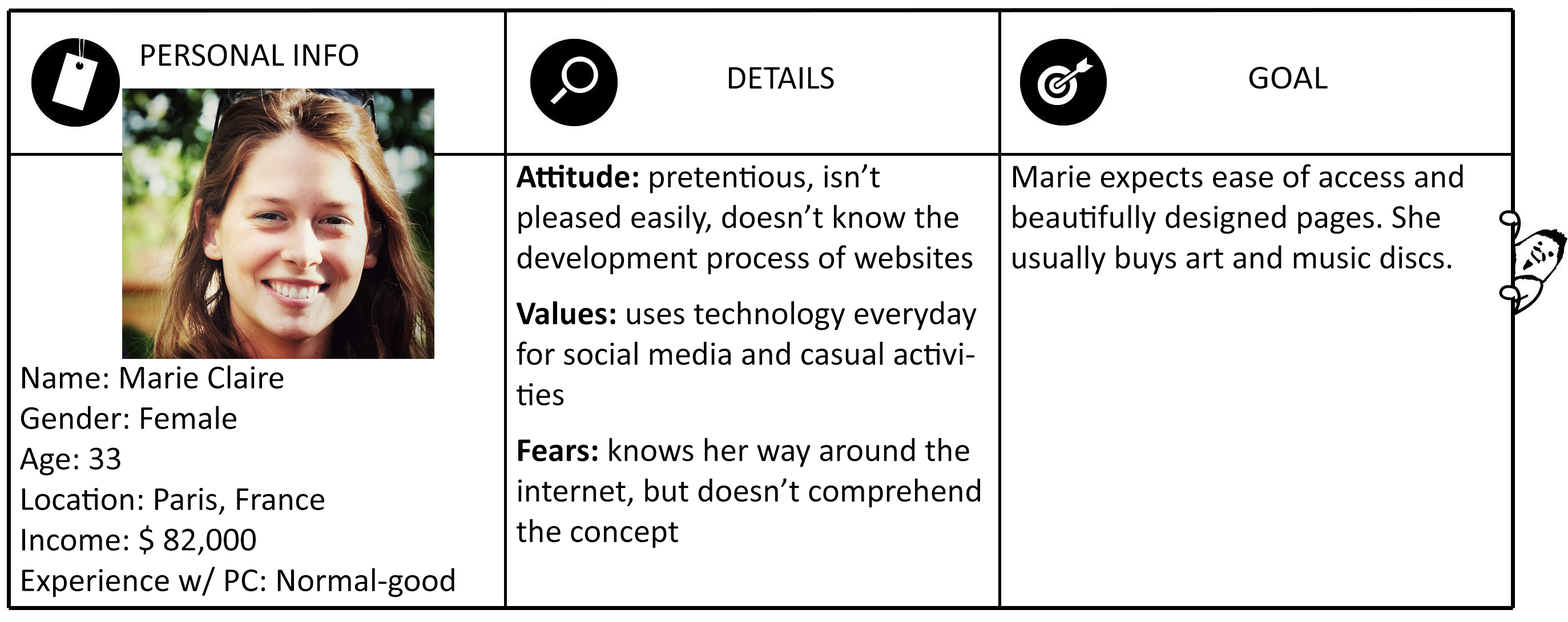
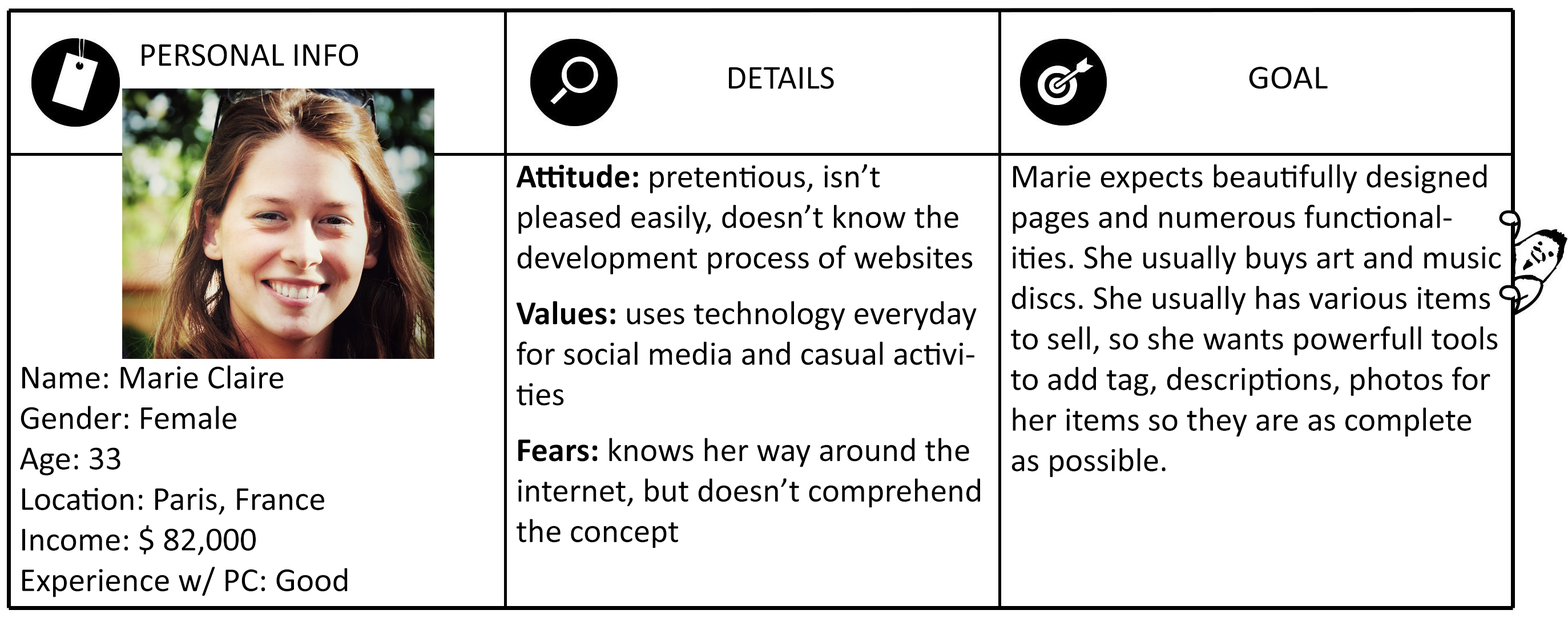
Two versions of the same layered image (1568 × 622). Layer-by-layer changes:
painted on "Layer6" over left=1010, top=163, right=1501, bottom=478
painted on "Name: Marie Claire Gender: Female Age: 33 Location: Paris, Fran" over left=276, top=567, right=455, bottom=598
